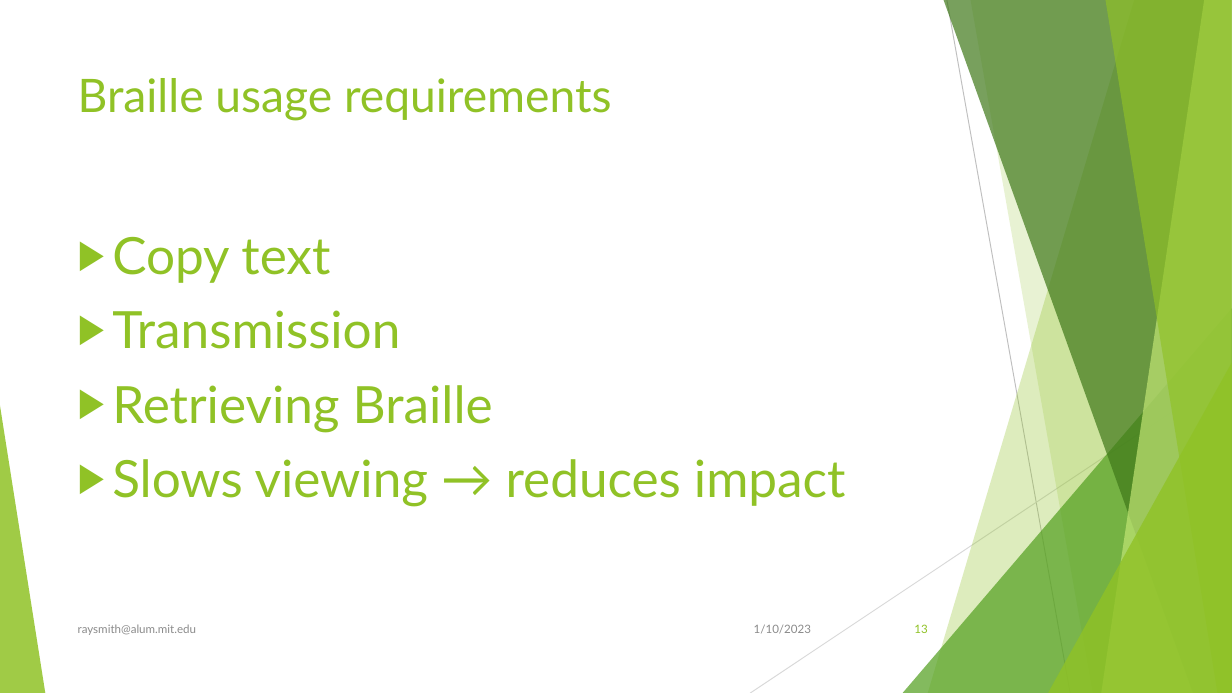
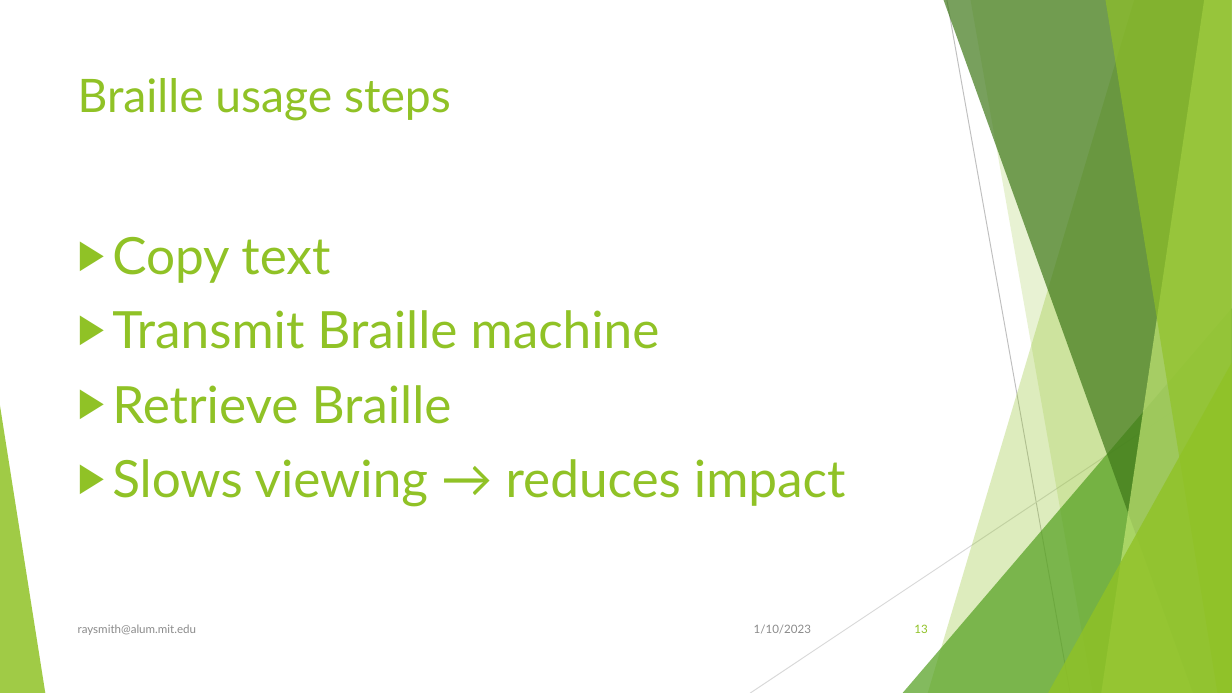
Before and after one commit to raysmith619/Introduction-To-Programming, a slide deck: slide 13 of Docs/ForTheBlind/Visually Imparied Introduction.pptx. Drawn at 1232x693 pixels with LibreOffice and Linux fonts; fonts in the diff are those of the drawing. Boxes give left, top, right and bottom in pixels: in the first picture for what was removed or moved away, otherwise in the second. Text is boxed around its words. In the diff, an @@ line names an element or a change of style, - is before the commit and + after.

```diff
--- a/Docs/ForTheBlind/Visually Imparied Introduction.pptx
+++ b/Docs/ForTheBlind/Visually Imparied Introduction.pptx
@@ title at box(78, 78, 451, 121): text changed @@
-Braille usage requirements
+Braille usage steps
@@ text at box(112, 310, 660, 424): text changed @@
-▶ Transmission
-▶ Retrieving Braille
+▶ Transmit Braille machine
+▶ Retrieve Braille
```
Also in this commit, not shown: 4 other slides changed.
